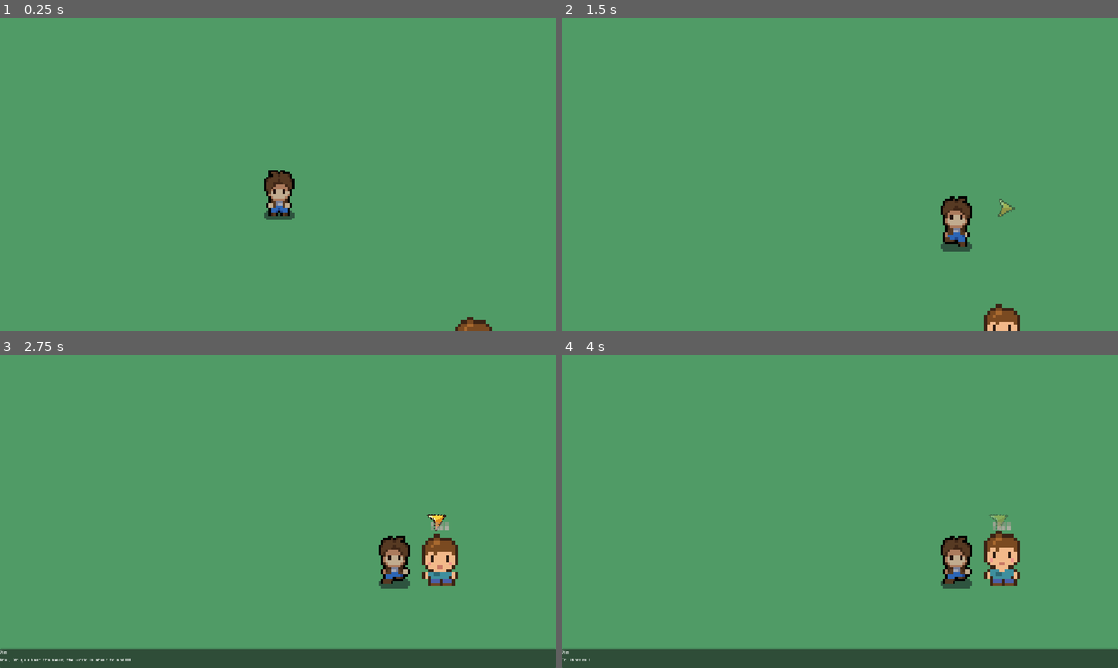
Above: before the commit, frames 1-4 (two rows, left to right).
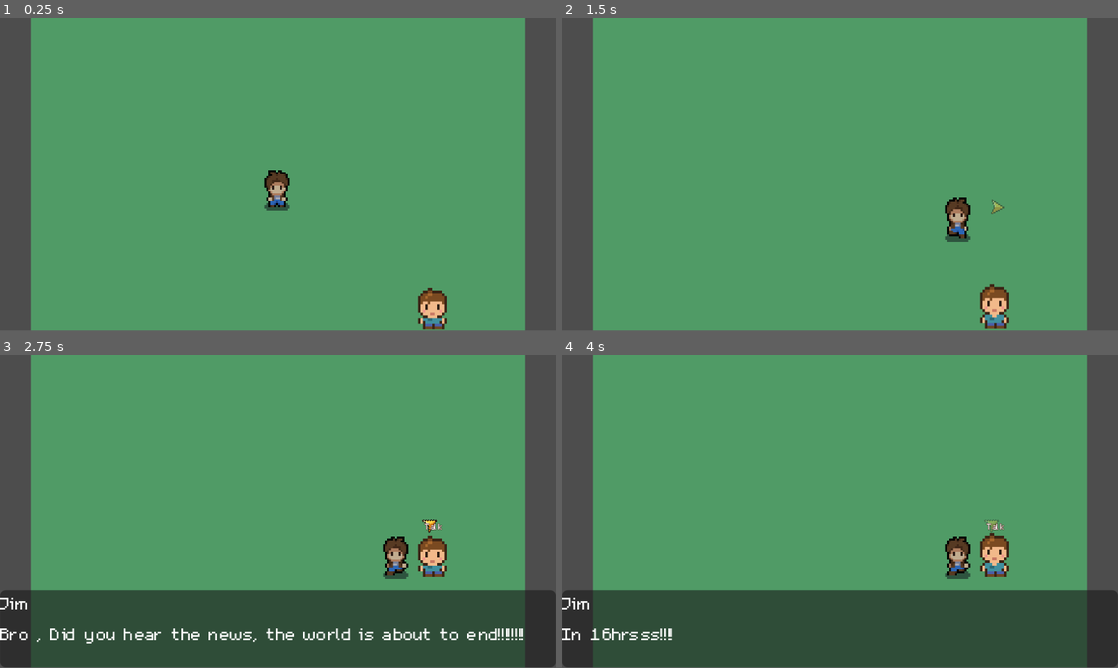
Above: after the commit, the same moments.

Repository: YolalaParrot/TGCGameJam
Game: Godot game, scene res://scenes/town_one.tscn
Two runs of this game, one before a commit and one after it. Both use one fixed random seed, a clock stepped at 60 frames per second and the inputs below. The engine's default icon, where the game draws it, is replaced by a stand-in: a white triangle on a blue panel in a dark square.
Inputs:
- Up to frame 1 (0.25 s): no input
- Up to frame 2 (1.5 s): hold Right (ui_right) 0.53-1.28 s; hold E (advance_cutscene) 0.53-1.28 s; hold Down (ui_down) from 1.28 s (still down); tap G (guide) at 1.35 s
- Up to frame 3 (2.75 s): release Down (ui_down) at 2.03 s; hold Right (ui_right) from 2.03 s (still down); hold E (advance_cutscene) from 2.03 s (still down)
- Up to frame 4 (4 s): release Right (ui_right) at 2.78 s; release E (advance_cutscene) at 2.78 s; hold Up (ui_up) 2.78-3.53 s; tap G (guide) at 2.85 s; hold Left (ui_left) from 3.53 s (still down); hold E (advance_cutscene) from 3.53 s (still down)
In our replay, the window is 800x450 before the commit and 800x449 after it. These sizes can differ from the game's own. Grey fills any space a smaller window leaves; there, only what the larger window draws over its background counts as a difference.

The runs differ from the first frame. In frame 1, 13% of the frame differs, in the area x 0-100%, y 0-100%; in frame 2, 13%; in frame 3, 30%; in frame 4, 30%.

Commit message:
Fixed Camera Bug

Diff:
--- a/TgcGameJam/project.godot
+++ b/TgcGameJam/project.godot
@@ -28,6 +28,7 @@
 
 window/stretch/mode="canvas_items"
 window/stretch/aspect="expand"
+window/stretch/scale=4.0
 
 [dotnet]
 
@@ -42,6 +43,11 @@
 
 [input]
 
+ui_close_dialog={
+"deadzone": 0.2,
+"events": [Object(InputEventKey,"resource_local_to_scene":false,"resource_name":"","device":-1,"window_id":0,"alt_pressed":false,"shift_pressed":false,"ctrl_pressed":false,"meta_pressed":false,"pressed":false,"keycode":0,"physical_keycode":4194305,"key_label":0,"unicode":0,"location":0,"echo":false,"script":null)
+]
+}
 interact={
 "deadzone": 0.2,
 "events": [Object(InputEventKey,"resource_local_to_scene":false,"resource_name":"","device":16,"window_id":0,"alt_press …(190 unchanged characters)…
@@ -50,11 +56,6 @@
 guide={
 "deadzone": 0.2,
 "events": [Object(InputEventKey,"resource_local_to_scene":false,"resource_name":"","device":-1,"window_id":0,"alt_press …(192 unchanged characters)…
-]
-}
-ui_close_dialog={
-"deadzone": 0.2,
-"events": [Object(InputEventKey,"resource_local_to_scene":false,"resource_name":"","device":-1,"window_id":0,"alt_pressed":false,"shift_pressed":false,"ctrl_pressed":false,"meta_pressed":false,"pressed":false,"keycode":0,"physical_keycode":4194305,"key_label":0,"unicode":0,"location":0,"echo":false,"script":null)
 ]
 }
 advance_cutscene={
--- a/TgcGameJam/scenes/minigame_light.tscn
+++ b/TgcGameJam/scenes/minigame_light.tscn
@@ -2468,9 +2468,14 @@
 texture = SubResource("GradientTexture2D_ky188")
 texture_scale = 1.75
 
-[node name="Camera2D" type="Camera2D" parent="player" unique_id=988624478]
+[node name="Camera2D" parent="player"]
 position = Vector2(1, 8)
-scale = Vector2(1, 0.99999994)
+limit_left = -10000000
+limit_top = -10000000
+limit_right = 10000000
+limit_bottom = 10000000
+drag_horizontal_enabled = false
+drag_vertical_enabled = false
 position_smoothing_enabled = true
 
 [node name="Labels" type="Node" parent="player" unique_id=574027798]
@@ -2521,3 +2526,5 @@
 
 [node name="TileMapLayer3" type="TileMapLayer" parent="." unique_id=1786250024]
 tile_set = SubResource("TileSet_51nrd")
+
+[editable path="player"]
--- a/TgcGameJam/scenes/npc.tscn
+++ b/TgcGameJam/scenes/npc.tscn
@@ -9,7 +9,7 @@
 
 [sub_resource type="LabelSettings" id="LabelSettings_nh2m4"]
 font = ExtResource("2_abqhh")
-font_size = 6
+font_size = 7
 outline_size = 1
 outline_color = Color(0.30738604, 0.0709007, 0.055149846, 1)
 
@@ -29,9 +29,9 @@
 
 [node name="Label" type="Label" parent="Interactable" unique_id=751770322]
 offset_left = -8.0
-offset_top = -20.0
+offset_top = -22.0
 offset_right = 9.0
-offset_bottom = -14.0
+offset_bottom = -13.0
 label_settings = SubResource("LabelSettings_nh2m4")
 horizontal_alignment = 1
 
--- a/TgcGameJam/scenes/player.tscn
+++ b/TgcGameJam/scenes/player.tscn
@@ -290,7 +290,7 @@
 }]
 
 [sub_resource type="RectangleShape2D" id="RectangleShape2D_fwuwm"]
-size = Vector2(8, 20)
+size = Vector2(10, 18)
 
 [sub_resource type="CircleShape2D" id="CircleShape2D_vj8al"]
 radius = 18.0
@@ -304,11 +304,10 @@
 animation = &"side_walk"
 
 [node name="CollisionShape2D" type="CollisionShape2D" parent="." unique_id=1165888745]
-position = Vector2(0.5, 7)
+position = Vector2(0, 8)
 shape = SubResource("RectangleShape2D_fwuwm")
 
 [node name="Camera2D" type="Camera2D" parent="." unique_id=1036130193]
-zoom = Vector2(5, 5)
 limit_left = -128
 limit_top = -128
 limit_right = 128
